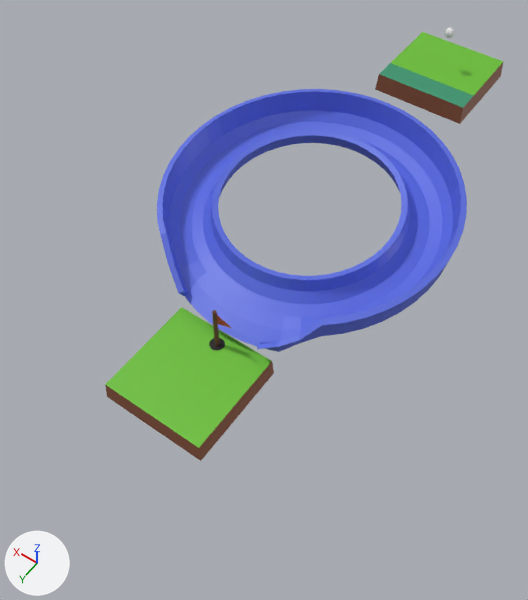
The glTF model public/assets/level5.glb: old version first, new version second.
Camera for both pictures: a 50 mm lens placed at (-4.77, 13.19, 9.43), pointed at (0.07, 6.41, -1.22). Every picture has the same lights, and +X, +Y and +Z are marked at lower left. Where no turn or scale is listed for an object, it has been applied to the vertices.

In view in the first picture: 'Torus', 'basic-fixed.001', 'basic-moveable.001', 'flag'.
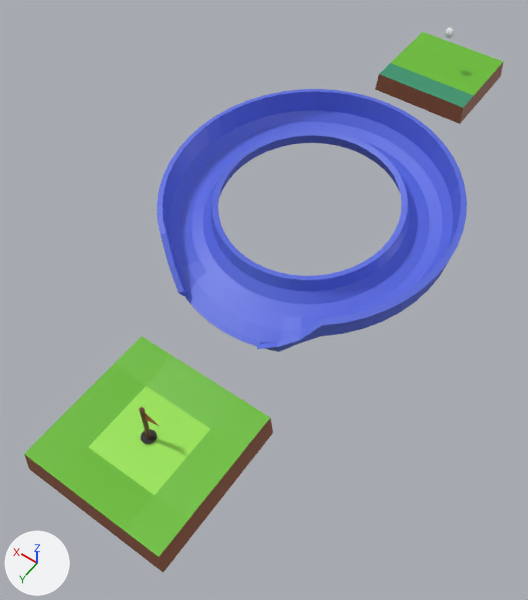
What differs and where, as boxes (x1, y1, x2, y2) in the pictures (528 x 600 px):
```json
{"object": "end2", "change": "added", "after": [24, 336, 273, 572], "on screen": "green"}
{"object": "basic-fixed.001", "change": "deleted", "before": [105, 307, 274, 461], "on screen": "green"}
{"object": "flag", "change": "moved", "before": [209, 310, 232, 351], "after": [139, 407, 159, 444]}
```

The change, as JSON lines over the scene's bpy script:
```json
{"op": "add", "block": "me_cube_004", "code": ["me_cube_004 = bpy.data.meshes.new('Cube.004')", "me_cube_004.from_pydata(...)  # 29 vertices, 54 faces; spans x -1.45..1.45, y -1.45..1.45, z -0.26..0.3", "me_cube_004.materials.append(mat_material_007)  # picture img_color_pallette"]}
{"op": "set", "path": "ob_flag.location", "old": "(-0.02, 7.9, 0.18)", "new": "(0.02, 9.71, -0.39)"}
{"op": "remove", "block": "ob_basic_fixed_001", "code": ["ob_basic_fixed_001 = bpy.data.objects.new('basic-fixed.001', me_cube_001)", "ob_basic_fixed_001.location = (0.0, 8.62, -1.0)"]}
{"op": "add", "block": "ob_end2", "code": ["ob_end2 = bpy.data.objects.new('end2', me_cube_004)", "ob_end2.location = (0.01, 9.71, -1.62)"]}
```
